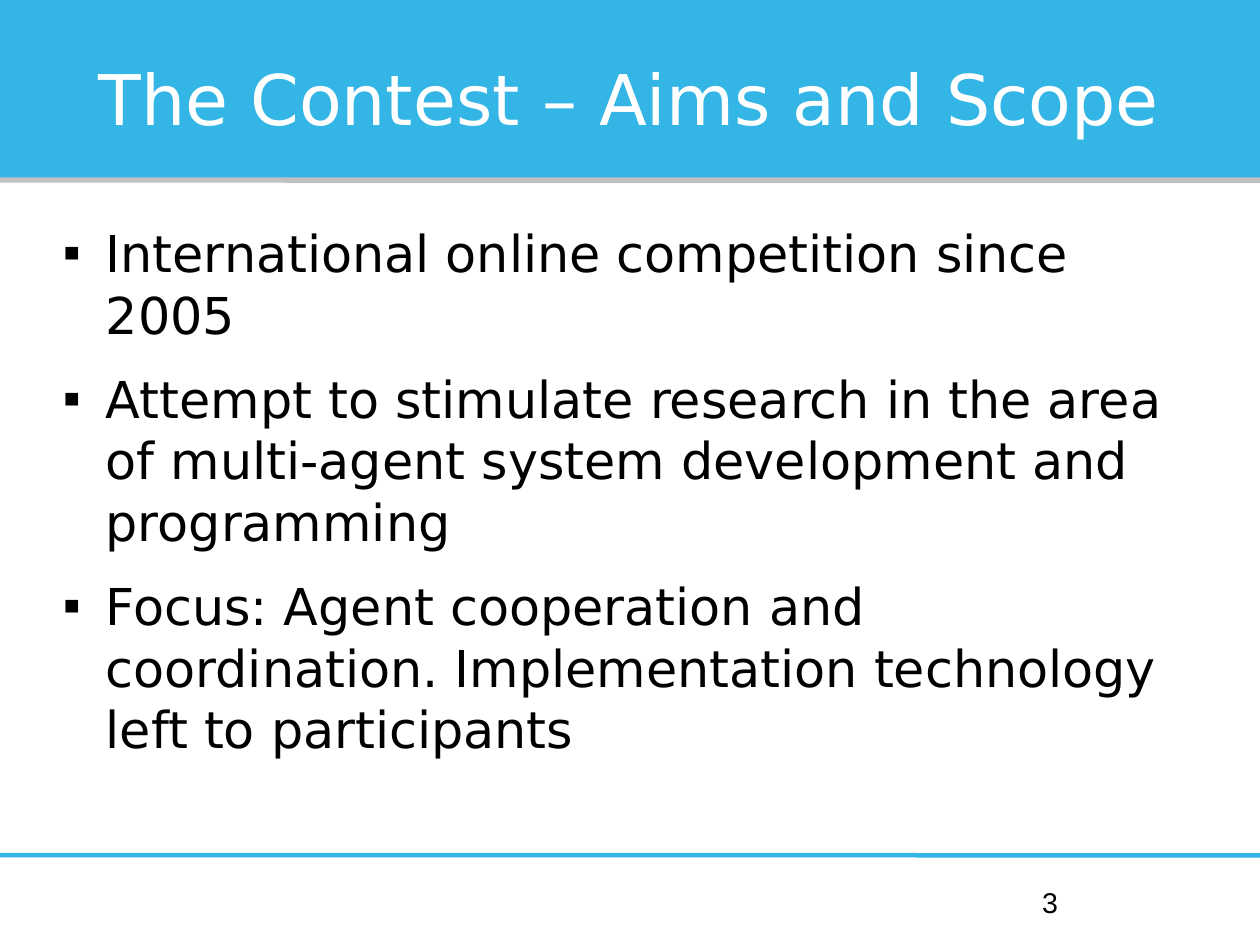
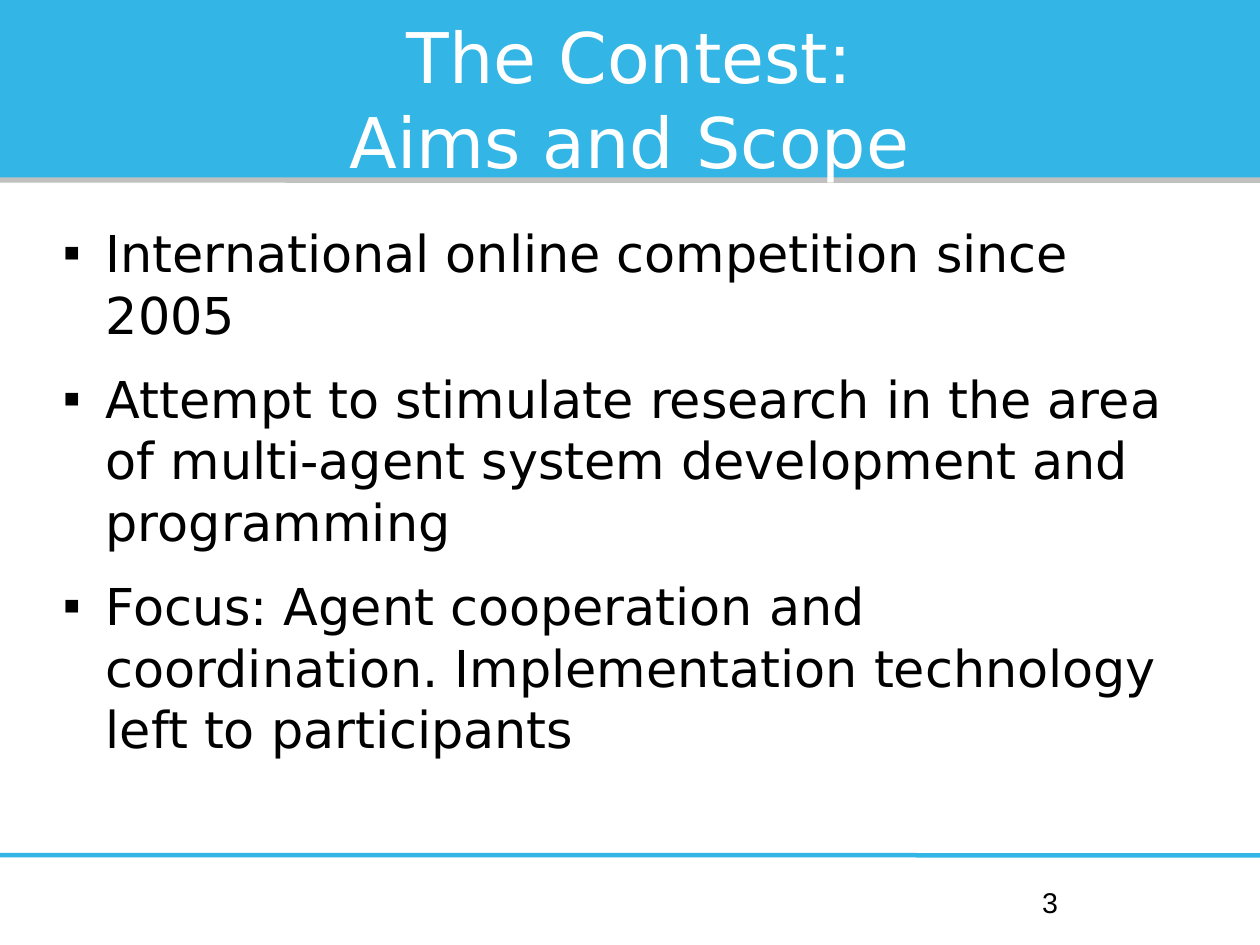
Before and after one commit to Institute-Web-Science-and-Technologies/mapc, a slide deck: slide 3 of Oberseminar/presentation.odp. Drawn at 1260x945 pixels with LibreOffice and Linux fonts; fonts in the diff are those of the drawing. Boxes give left, top, right and bottom in pixels: in the first picture for what was removed or moved away, otherwise in the second. Text is boxed around its words. In the diff, an @@ line names an element or a change of style, - is before the commit and + after.

```diff
--- a/Oberseminar/presentation.odp
+++ b/Oberseminar/presentation.odp
@@ title at (x1=349, y1=30, x2=909, y2=182): text changed @@
-The Contest – Aims and Scope
+The Contest:
+Aims and Scope
```
Also in this commit, not shown: 24 other slides changed, 1 other file.
